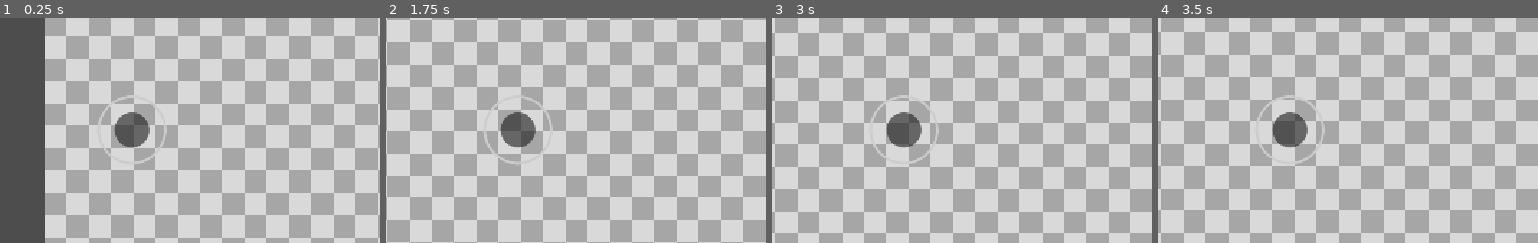
Above: before the commit, frames 1-4 (left to right).
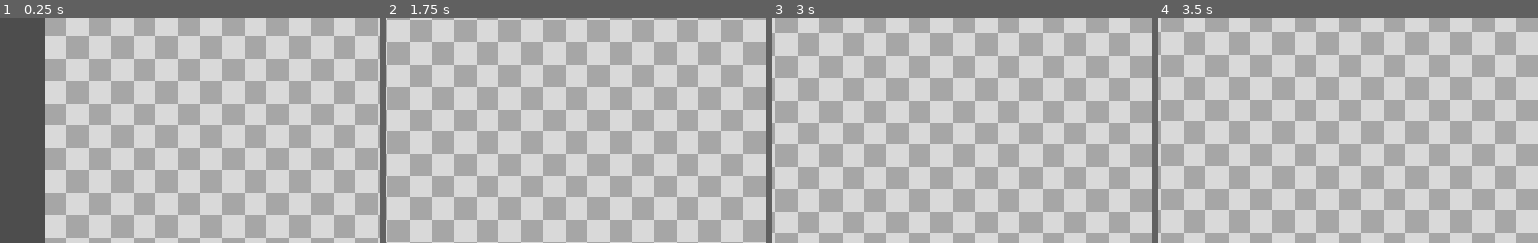
Above: after the commit, the same moments.

Repository: ethanmiku/CSC325_CAPSTONE
Game: Godot game, scene res://maps/movement_test/movement_test.tscn
Two runs of this game, one before a commit and one after it. Both use one fixed random seed, a clock stepped at 60 frames per second and the inputs below.
Inputs:
- Up to frame 1 (0.25 s): no input
- Up to frame 2 (1.75 s): tap Enter at 0.5 s; hold D (right) 0.53-1.28 s; hold S (down) from 1.28 s (still down)
- Up to frame 3 (3 s): release S (down) at 2.03 s; hold D (right) 2.03-2.78 s; hold W (up) from 2.78 s (still down)
- Up to frame 4 (3.5 s): keep holding W (up)
The pictures show only the part of the screen within x 0-50%, y 46-96%; the shares and areas given below are measured in that part.

The runs differ from the first frame. In frame 1, 1.4% of the frame differs, in the area x 25-44%, y 34-65%; in frame 2, 1.4%; in frame 3, 1.5%; in frame 4, 1.5%, in the area x 26-44%, y 34-65%.

Commit message:
Joystick now only appears when user touches/clicks the left side of the screen

Diff:
--- a/game/maps/movement_test/movement_test.tscn
+++ b/game/maps/movement_test/movement_test.tscn
@@ -13,4 +13,3 @@
 scale = Vector2(4, 4)
 
 [node name="TouchControls" parent="." unique_id=2022829609 instance=ExtResource("3_q53g8")]
-force_show_joystick = true
--- a/game/ui/touch_controls/touch_controls.gd
+++ b/game/ui/touch_controls/touch_controls.gd
@@ -2,8 +2,9 @@
 extends CanvasLayer
 class_name TouchControls
 
-# set to true for the joystick to appear on desktop
-@export var force_show_joystick := false # should be set to false unless we are testing
+# This should be left set to true, as the joystick only appears
+# when the left side of the screen is touched or clicked
+@export var force_show_joystick := true
 
 func _ready() -> void:
 	visible = force_show_joystick or DisplayServer.is_touchscreen_available()
--- a/game/ui/touch_controls/touch_controls.tscn
+++ b/game/ui/touch_controls/touch_controls.tscn
@@ -9,12 +9,14 @@
 anchors_preset = 2
 anchor_top = 1.0
 anchor_bottom = 1.0
-offset_left = 40.0
-offset_top = -340.0
-offset_right = 340.0
-offset_bottom = -40.0
+offset_left = -1.0
+offset_top = -648.0
+offset_right = 596.0
+offset_bottom = -4.0
 grow_vertical = 0
+joystick_mode = 1
 action_left = &"left"
 action_right = &"right"
 action_up = &"up"
 action_down = &"down"
+visibility_mode = 1
